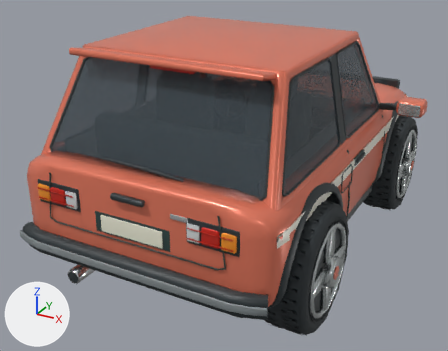
What one commit did to the FBX model unity/Assets/Resources/Cars/bramble_lod2.fbx.
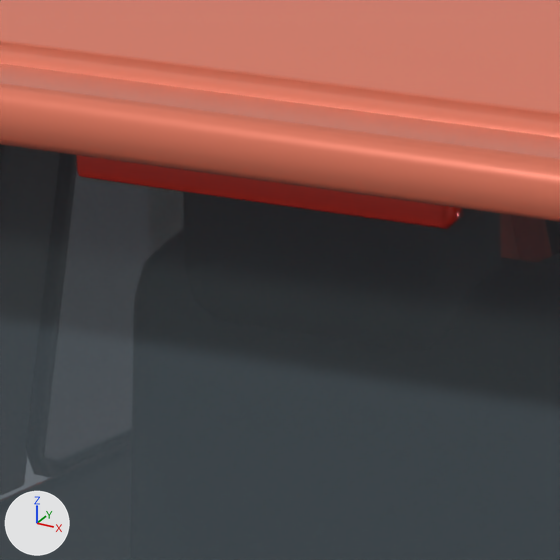
The first picture shows the older version from a 50 mm camera at (1.92, -3.95, 2.37) aimed at (-0.14, -0.2, 0.5). The close-ups show the older and then the newer version on the part from 31% to 46% of the width and 13% to 32% of the height of that picture. Only the edits that show in the close-ups are written down. The axes (+X, +Y, +Z) are drawn at lower left. The lights are the same throughout. Where no turn or scale is listed for an object, it has been applied to the vertices. Vertices at exactly the same position are counted once.

The first close-up shows 'Body'.
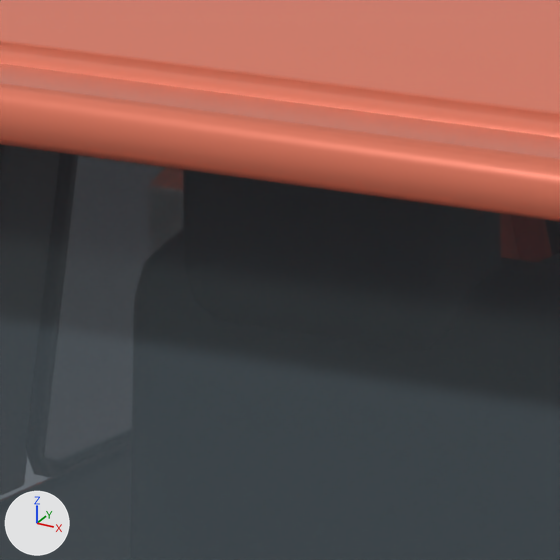
Where the newer file only moved an object's origin or applied its transform, the numbers keep the older frame.

Location of each change, (x1, y1, x2, y2) in pixels of the close-ups (560 x 560 px):
part 1 of me_continuous_formed_body_shell_004, deleted: before (76, 155, 462, 229)

What changed in the scene script:
```text
Change me_continuous_formed_body_shell_004:
    used by ob_body; location = (0.0, 0.0, 0.0)
    remove me_continuous_formed_body_shell_004.from_pydata(...)  # 4888 vertices, 8695 faces; spans x -1.13..1.13, y -1.61..1.66, z 0.25..1.62
    add me_continuous_formed_body_shell_004.from_pydata(...)  # 4866 vertices, 8655 faces; spans x -1.13..1.13, y -1.61..1.66, z 0.25..1.62
    me_continuous_formed_body_shell_004 part 1: the loose piece of 15 vertices spanning x -0.15..0.15, y -1.07..-1.05, z 1.5..1.54 is deleted
    other edits to the shape of me_continuous_formed_body_shell_004 do not show in these pictures
```
